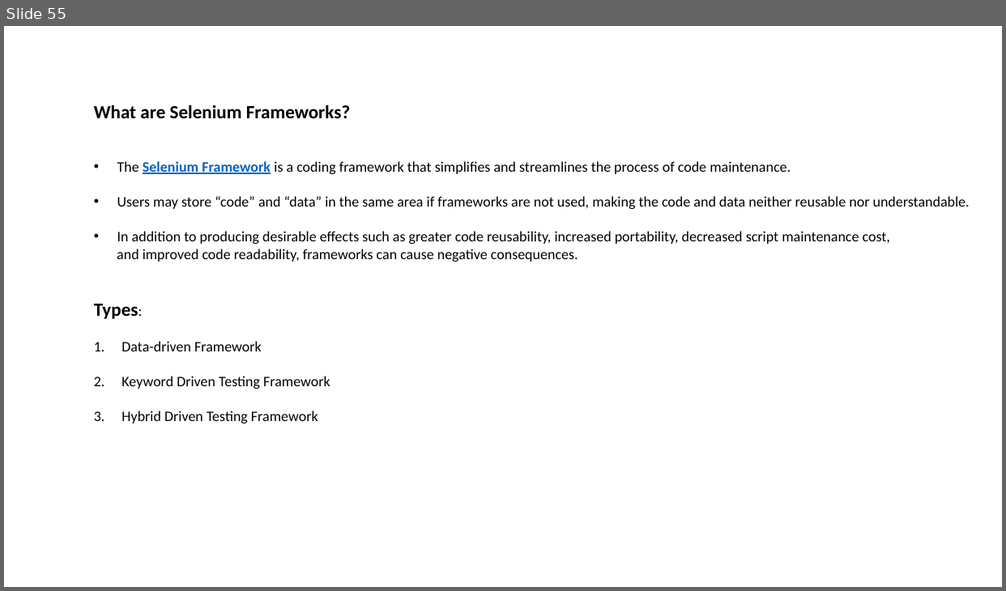
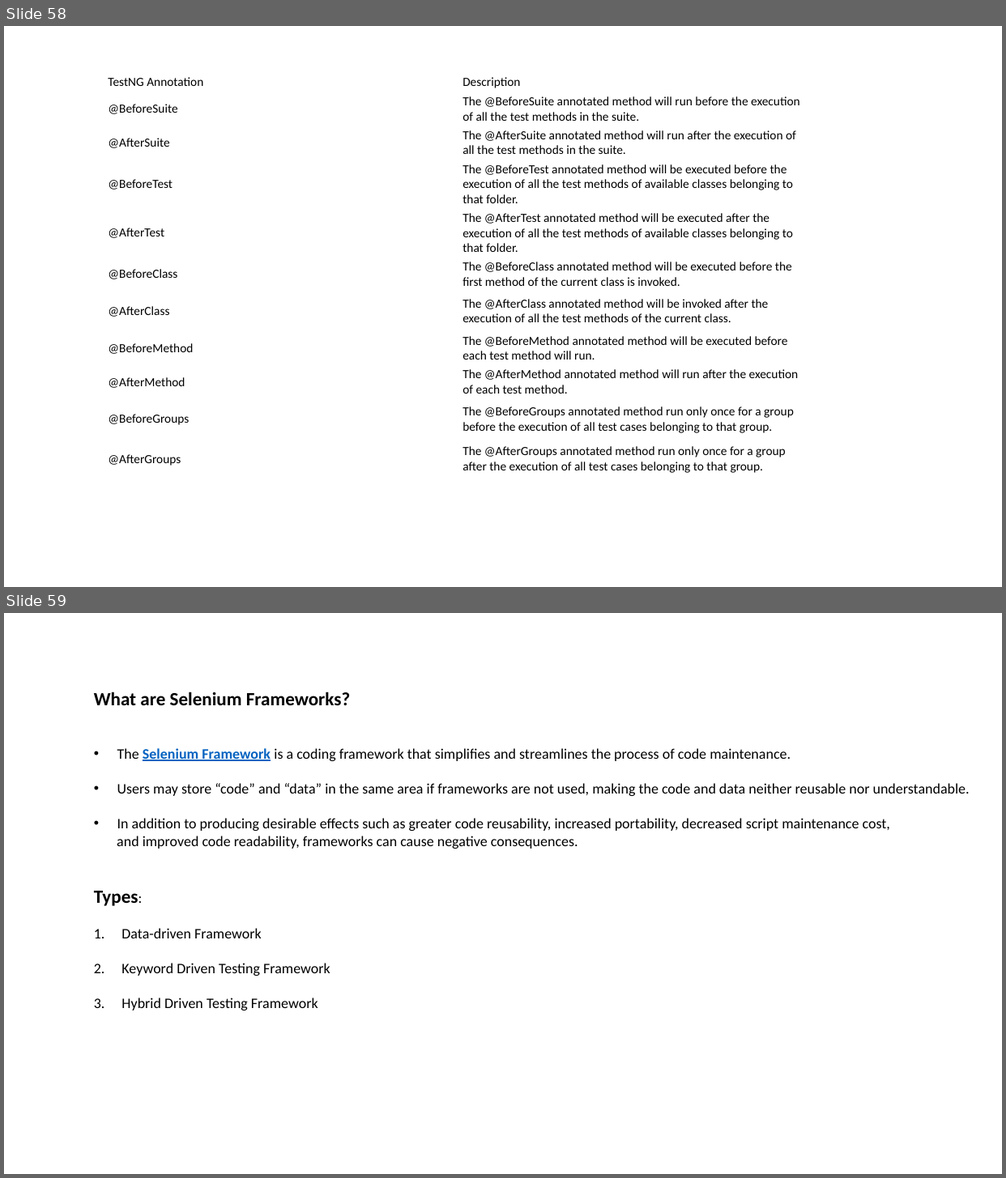
Before and after one commit to SoorajSundar1505/seleniumTraining, a slide deck: Selenium.pptx. Shown one above the other, each under a label of ours: slide 55 before the commit, slides 58 and 59 after it. The pictures are 1006x591 and 1006x1178 pixels, drawn with LibreOffice and Linux fonts; fonts in the diff are those of the drawing. Boxes give left, top, right and bottom in pixels: in the first picture for what was removed or moved away, otherwise in the second. Text is boxed around its words. In the diff, an @@ line names an element or a change of style, - is before the commit and + after.

```diff
--- a/Selenium.pptx
+++ b/Selenium.pptx
@@ slide 58 added at box(4, 26, 1002, 587), background #FFFFFF @@
@@ table added at box(104, 73, 814, 480), 11 rows, 2 columns @@
+TestNG Annotation | Description
+@BeforeSuite | The @BeforeSuite annotated method will run before the execution of all the test methods in the suite.
+@AfterSuite | The @AfterSuite annotated method will run after the execution of all the test methods in the suite.
+@BeforeTest | The @BeforeTest annotated method will be executed before the execution of all the test methods of available classes belonging to that folder.
+@AfterTest | The @AfterTest annotated method will be executed after the execution of all the test methods of available classes belonging to that folder.
+@BeforeClass | The @BeforeClass annotated method will be executed before the first method of the current class is invoked.
+@AfterClass | The @AfterClass annotated method will be invoked after the execution of all the test methods of the current class.
+@BeforeMethod | The @BeforeMethod annotated method will be executed before each test method will run.
+@AfterMethod | The @AfterMethod annotated method will run after the execution of each test method.
+@BeforeGroups | The @BeforeGroups annotated method run only once for a group before the execution of all test cases belonging to that group.
+@AfterGroups | The @AfterGroups annotated method run only once for a group after the execution of all test cases belonging to that group.
@@ what was slide 55 is now slide 59 @@
```
Also in this commit, not shown: 3 other slides added.
